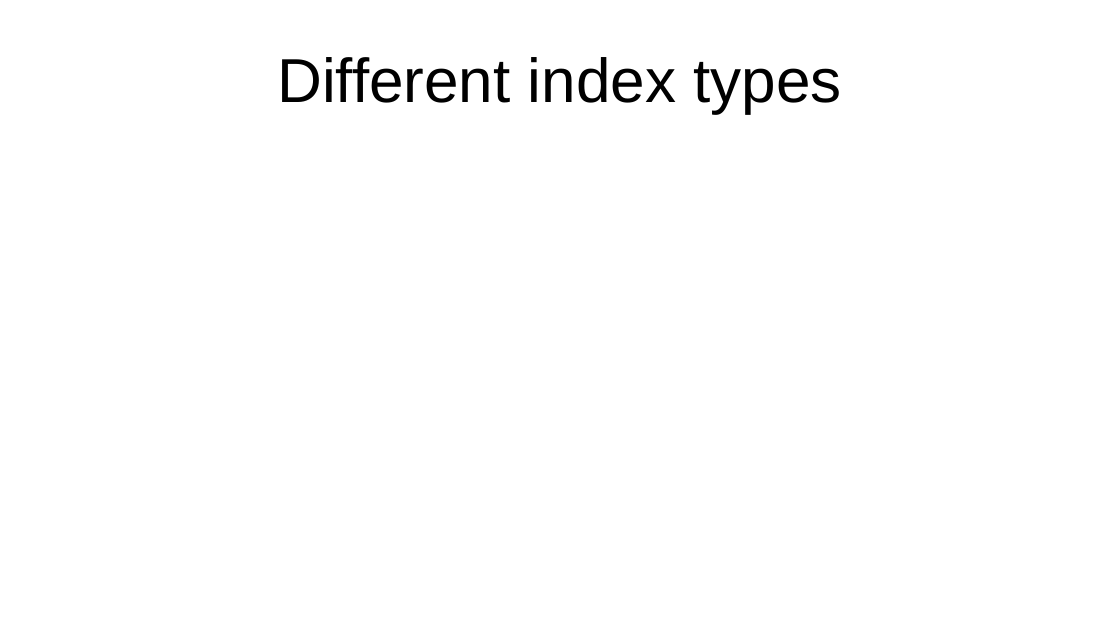
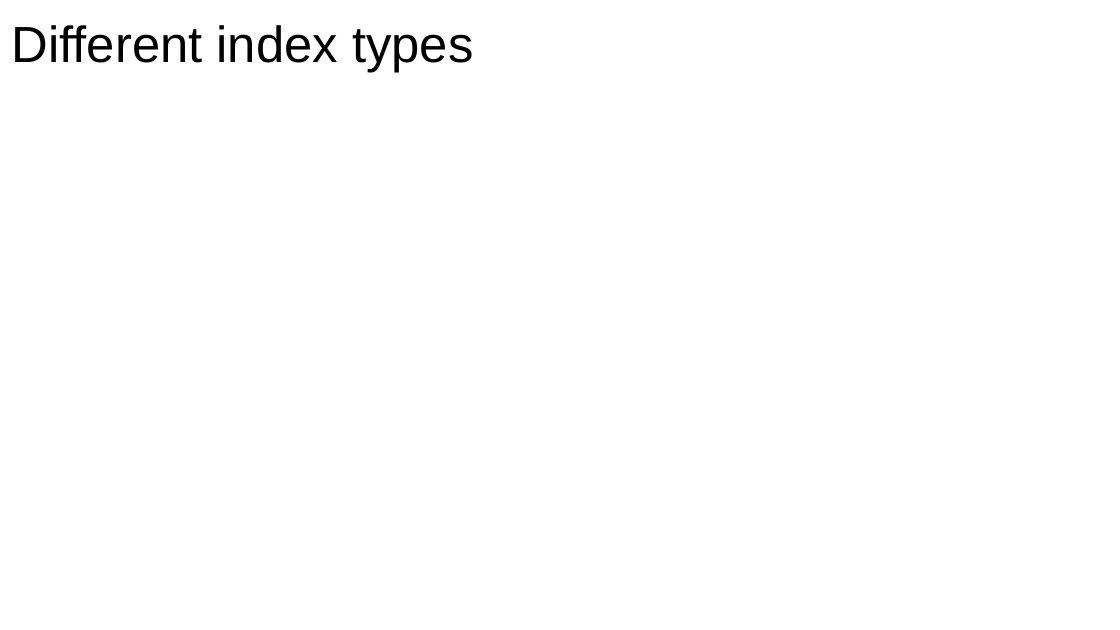
Before and after one commit to xdxdhh/czech_economy_analysis, a slide deck: slide 3 of presentation.odp. Drawn at 1120x630 pixels with LibreOffice and Linux fonts; fonts in the diff are those of the drawing. Boxes give left, top, right and bottom in pixels: in the first picture for what was removed or moved away, otherwise in the second. Text is boxed around its words. In the diff, an @@ line names an element or a change of style, - is before the commit and + after.

```diff
--- a/presentation.odp
+++ b/presentation.odp
@@ title "Different index types" moved from (x1=277, y1=57, x2=841, y2=113) to (x1=12, y1=25, x2=473, y2=73) @@
@@ title "Different index types" at (x1=12, y1=25, x2=473, y2=73): size 44 to 36 pt @@
```
Also in this commit, not shown: 1 other slide changed, 11 slides added, 1 slide removed, 17 other files.
